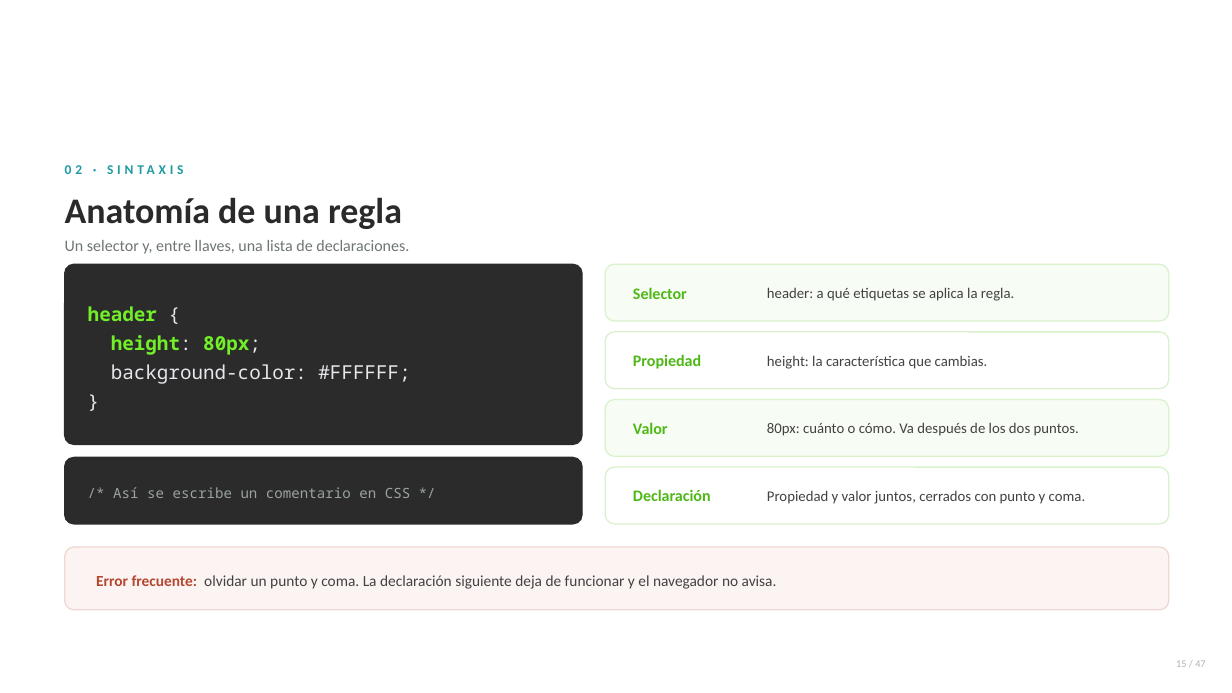
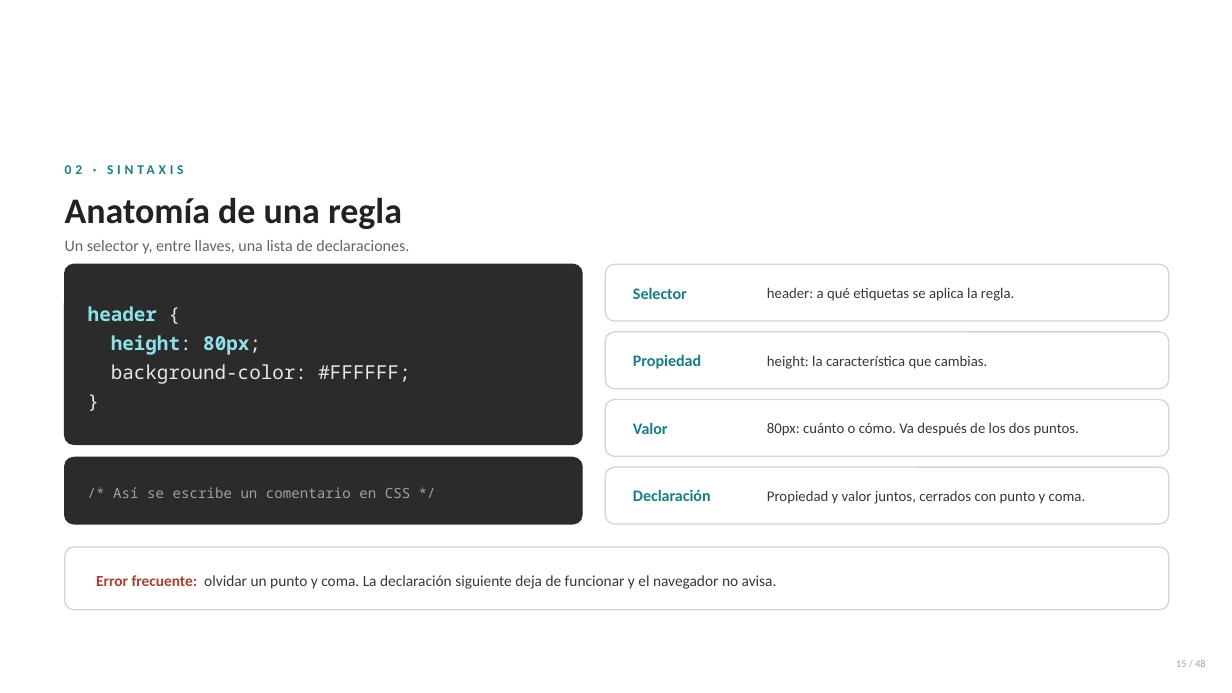
Before and after one commit to anibaler123143423234321/sesiones-dagner, a slide deck: slide 15 of SESION 08/Sesion08-Introduccion-a-CSS3.pptx. Drawn at 1232x693 pixels with LibreOffice and Linux fonts; fonts in the diff are those of the drawing; background and template pictures are left out. Boxes give left, top, right and bottom in pixels: in the first picture for what was removed or moved away, otherwise in the second. Text is boxed around its words. In the diff, an @@ line names an element or a change of style, - is before the commit and + after.

```diff
--- a/SESION 08/Sesion08-Introduccion-a-CSS3.pptx
+++ b/SESION 08/Sesion08-Introduccion-a-CSS3.pptx
@@ text "02 · SINTAXIS" at (65,157,1169,181): text colour #1E9AA3 to #177E89 @@
@@ text "Un selector y, entre llaves, ..." at (65,240,409,254): text colour #6E7673 to #5F676C @@
@@ rounded rectangle at (605,264,1169,321): fill #F7FDF4 to #FFFFFF; outline #D9F2CC 1 pt to #CFD5D9 1 pt @@
@@ text at (88,306,261,355): text colour #72EF29 to #8FE1E8 in "header", "height: 80px;" @@
@@ rounded rectangle at (605,332,1169,388): outline #D9F2CC 1 pt to #CFD5D9 1 pt @@
@@ rounded rectangle at (605,399,1169,456): fill #F7FDF4 to #FFFFFF; outline #D9F2CC 1 pt to #CFD5D9 1 pt @@
@@ rounded rectangle at (605,468,1169,524): outline #D9F2CC 1 pt to #CFD5D9 1 pt @@
@@ text colour #4FB817 to #177E89 in 4 elements at (633,287,687,299), (633,354,701,369), (633,422,668,434), (633,489,711,501) @@
@@ text colour #424242 to #33393D in 4 elements at (767,287,1014,301), (767,355,988,369), (767,422,1079,436), (767,490,1086,504) @@
@@ rounded rectangle at (65,547,1169,610): fill #FBF4F2 to #FFFFFF; outline #F0D8D2 1 pt to #CFD5D9 1 pt @@
@@ text "Error frecuente: olvidar un punto ..." at (96,575,777,589): text colour #B5462F to #A8402B in "Error frecuente:"; text colour #424242 to #33393D in "olvidar un punto y coma. La declaración ..." @@
@@ text at (1176,660,1205,667): text changed; text colour #AEB5B3 to #9AA2A7 @@
-15 / 47
+15 / 48
```
Also in this commit, not shown: 43 other slides changed, 4 slides added, 3 slides removed, 31 other files.
